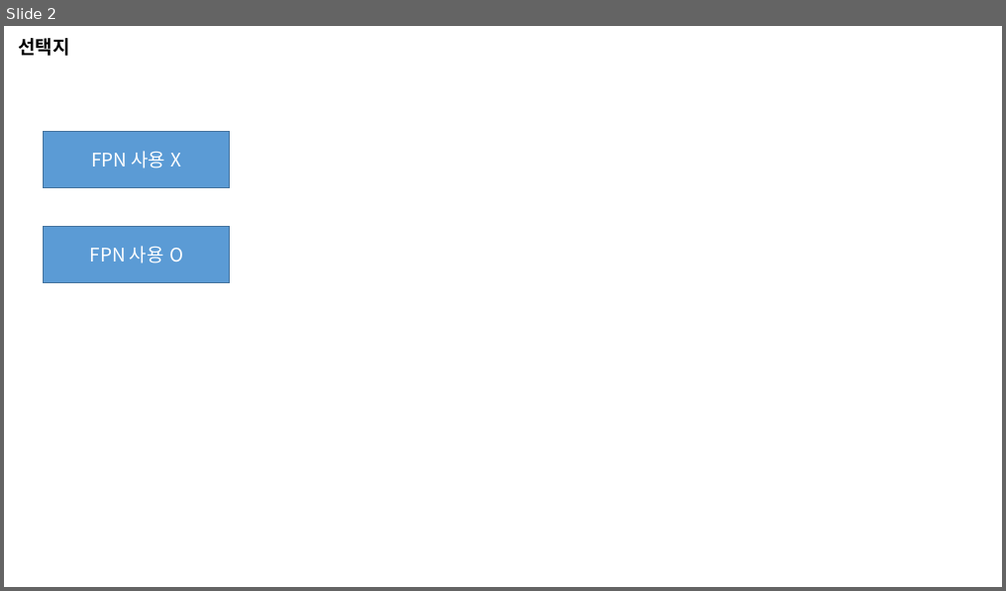
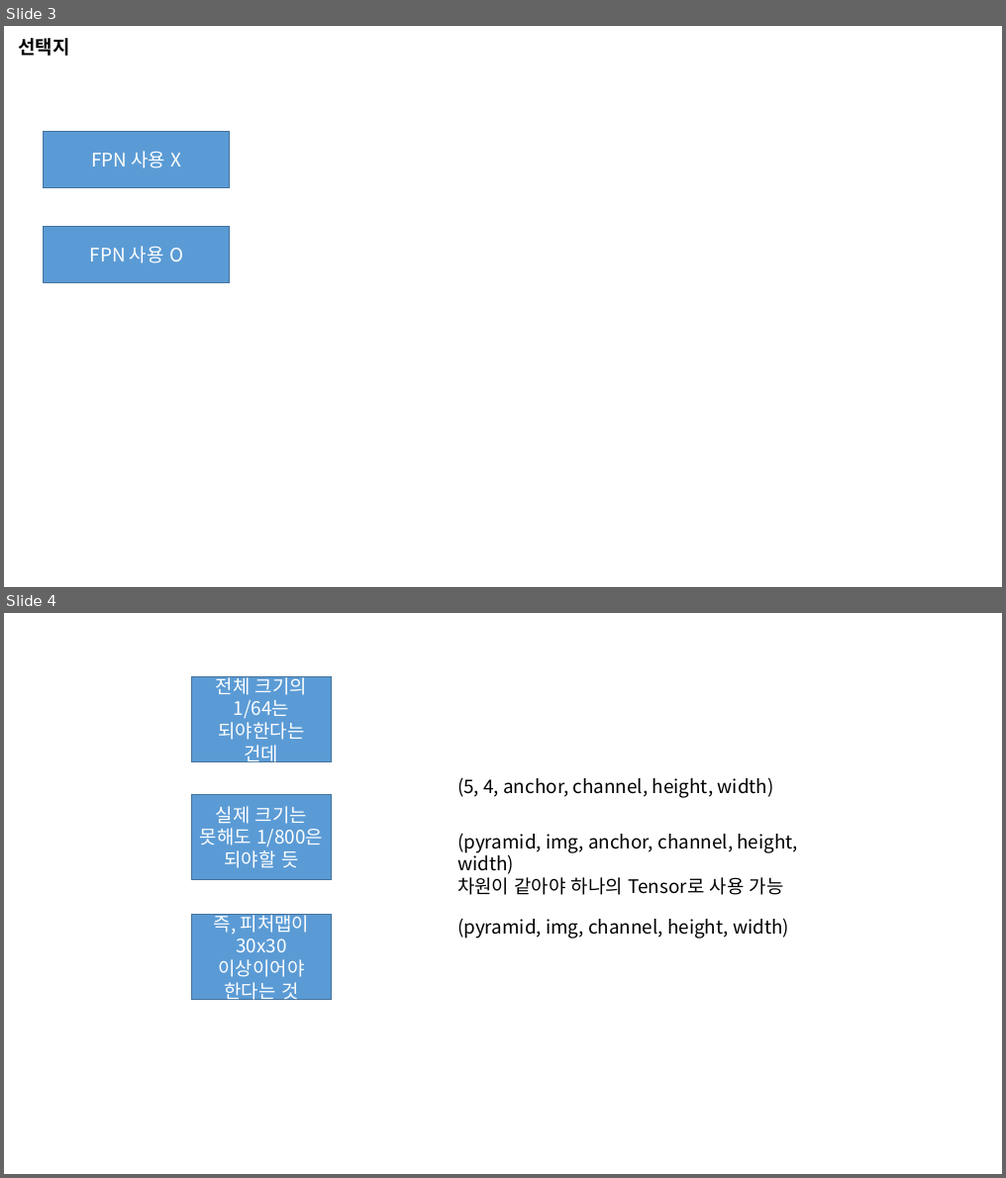
Before and after one commit to LeeChanHyuk/EfficientDet-Face_and_Eye, a slide deck: Yet-Another-EfficientDet-Pytorch-master/Structure.pptx. Shown one above the other, each under a label of ours: slide 2 before the commit, slides 3 and 4 after it. The pictures are 1006x591 and 1006x1178 pixels, drawn with LibreOffice and Linux fonts; fonts in the diff are those of the drawing. Boxes give left, top, right and bottom in pixels: in the first picture for what was removed or moved away, otherwise in the second. Text is boxed around its words. In the diff, an @@ line names an element or a change of style, - is before the commit and + after.

Commit message:
The problem is channel diffence of BiFPN_outputs. The channel is must be same for being one tensor. I must figure out about the anchor's number in original code

```diff
--- a/Yet-Another-EfficientDet-Pytorch-master/Structure.pptx
+++ b/Yet-Another-EfficientDet-Pytorch-master/Structure.pptx
@@ slide 4 added at bbox=[4, 613, 1002, 1174], background #FFFFFF @@
@@ rectangle added at bbox=[192, 677, 331, 762], fill #5B9BD5, outline #43739E 1 pt, 18 pt, text #FFFFFF @@
+전체 크기의 1/64는 되야한다는 건데
@@ text added at bbox=[457, 777, 774, 798], 18 pt, text #000000 @@
+(5, 4, anchor, channel, height, width)
@@ rectangle added at bbox=[192, 794, 331, 879], fill #5B9BD5, outline #43739E 1 pt, 18 pt, text #FFFFFF @@
+실제 크기는
+못해도 1/800은 되야할 듯
@@ text added at bbox=[457, 833, 798, 895], 18 pt, text #000000 @@
+(pyramid, img, anchor, channel, height, width)
+차원이 같아야 하나의 Tensor로 사용 가능
@@ rectangle added at bbox=[192, 915, 331, 1000], fill #5B9BD5, outline #43739E 1 pt, 18 pt, text #FFFFFF @@
+즉, 피처맵이 30x30 이상이어야 한다는 것
@@ text added at bbox=[457, 918, 789, 939], 18 pt, text #000000 @@
+(pyramid, img, channel, height, width)
@@ what was slide 2 is now slide 3 @@
```
Also in this commit, not shown: 1 other slide added, 21 other files.
